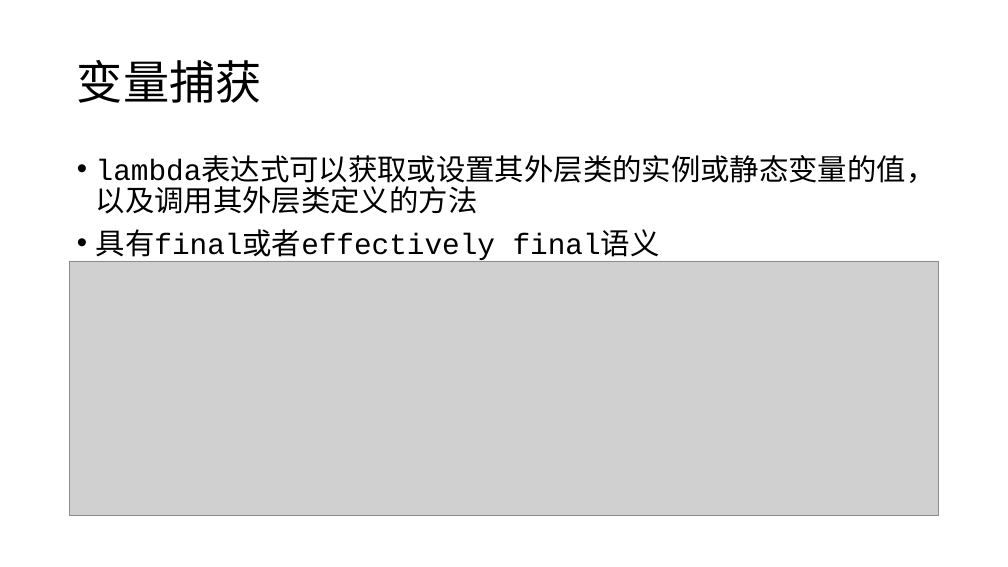
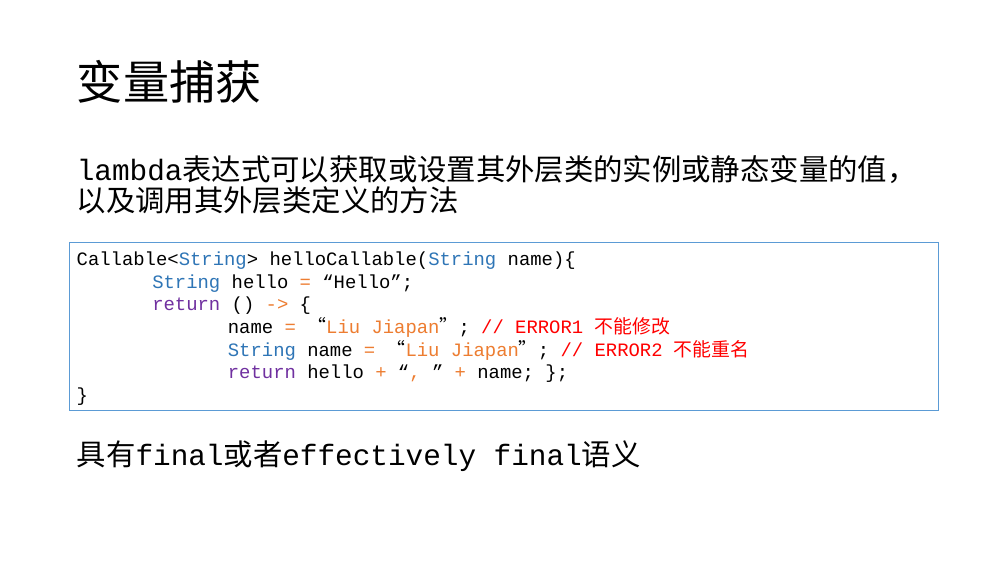
Before and after one commit to RuWang-0/lambda-in-Java-C-, a slide deck: slide 13 of lambda-ppt.pptx (slide 10 before the commit). Drawn at 1008x567 pixels with LibreOffice and Linux fonts; fonts in the diff are those of the drawing; grey boxes stand for pictures. Boxes give left, top, right and bottom in pixels: in the first picture for what was removed or moved away, otherwise in the second. Text is boxed around its words. In the diff, an @@ line names an element or a change of style, - is before the commit and + after.

```diff
--- a/lambda-ppt.pptx
+++ b/lambda-ppt.pptx
@@ text "lambda表达式可以获取或设置其外层类的实例或静态变量的值，以及调用其外层类定义的方法" at (77,159,917,471): bullet • to none @@
@@ picture removed at (70,261,939,516) @@
@@ rectangle added at (70,243,939,411), fill #FFFFFF, outline #5B9BD5 1 pt, 18 pt, text #000000 @@
+Callable<String> helloCallable(String name){
+String hello = “Hello”;
+return () -> {
+name = “Liu Jiapan”; // ERROR1 不能修改
+String name = “Liu Jiapan”; // ERROR2 不能重名
+return hello + “, ” + name; };
+}
```
Also in this commit, not shown: 11 other slides changed, 2 slides added, 4 slides removed.
